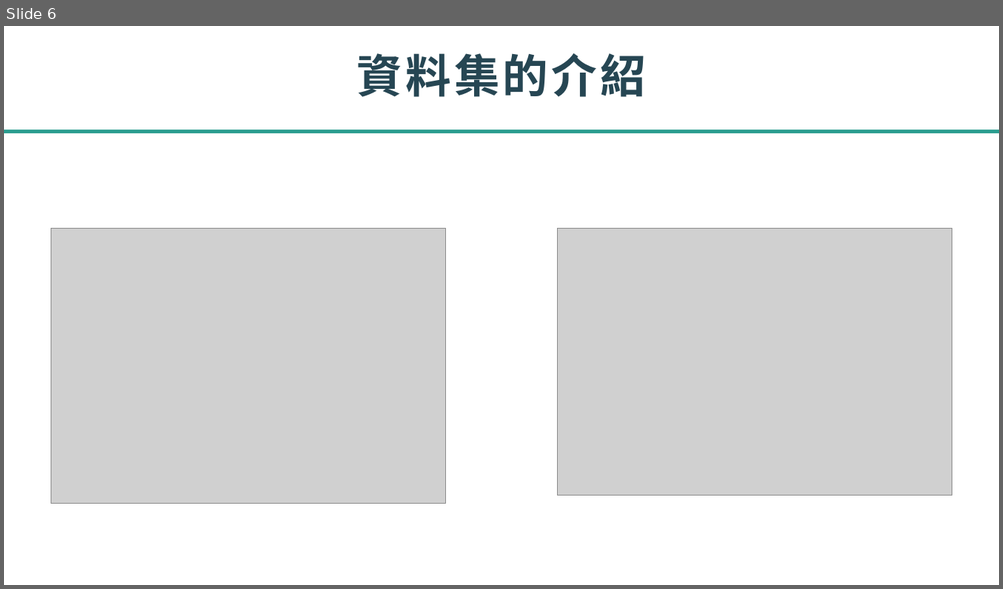
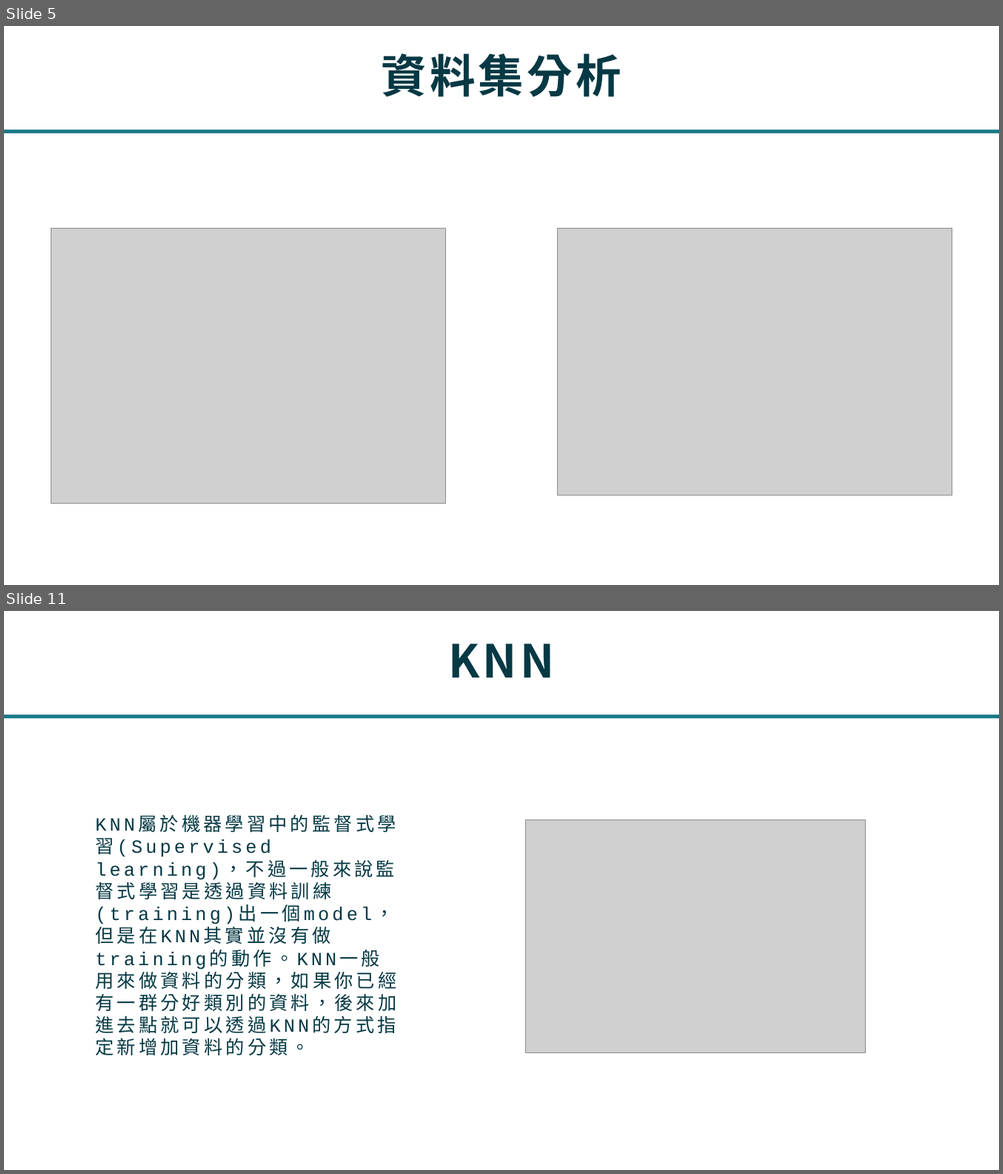
Before and after one commit to jhuangyahui/datamining, a slide deck: datamining.pptx. Shown one above the other, each under a label of ours: slide 6 before the commit, slides 5 and 11 after it; the slides between them are not shown. The pictures are 1003x589 and 1003x1174 pixels, drawn with LibreOffice and Linux fonts; fonts in the diff are those of the drawing; grey boxes stand for pictures. Boxes give left, top, right and bottom in pixels: in the first picture for what was removed or moved away, otherwise in the second. Text is boxed around its words. In the diff, an @@ line names an element or a change of style, - is before the commit and + after.

```diff
--- a/datamining.pptx
+++ b/datamining.pptx
@@ slide 11 added at (4,611,999,1170), background #FFFFFF; not listed: 1 template element that a slide beside it also shows @@
@@ title added at (4,611,999,715), fill #FFFFFF, 44 pt, text #063944, bold @@
+KNN
@@ picture added at (526,820,865,1054) @@
@@ text added at (95,840,396,1056), 18 pt, text #063944 @@
+KNN屬於機器學習中的監督式學習(Supervised learning)，不過一般來說監督式學習是透過資料訓練(training)出一個model，但是在KNN其實並沒有做training的動作。KNN一般用來做資料的分類，如果你已經有一群分好類別的資料，後來加進去點就可以透過KNN的方式指定新增加資料的分類。
@@ what was slide 6 is now slide 5 @@
@@ slide 5 changed as well @@
@@ title at (381,53,621,97): text changed; text colour #264653 to #063944 @@
-資料集的介紹
+資料集分析
@@ rectangle at (4,130,999,133): fill #2A9D8F to #197A89 @@
```
Also in this commit, not shown: 8 other slides changed, 10 other slides added, 3 slides removed, 11 other files.
